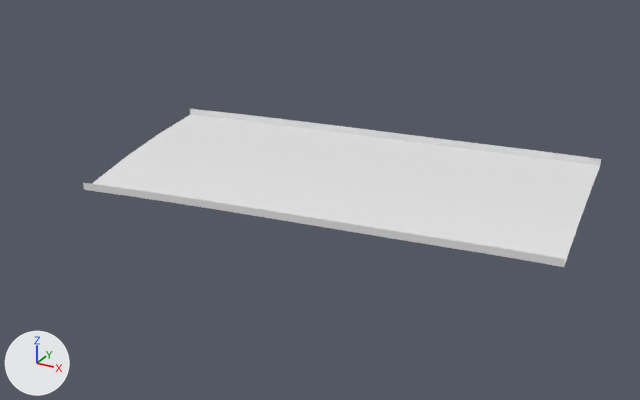
An edit to the glTF model public/assets/gen4/models/track-28.glb, drawn before and after from the same camera.
The view is the same before and after, from a camera (50 mm lens) standing at (265.3, -453.7, 47.2) and looking at (212.4, -357.6, -0.9). Lighting does not change. The marker at lower left points along +X, +Y and +Z. The older version comes first. Vertices at exactly the same position are counted once.

The older version as bpy lines, for what is in view:
```python
me_track_28 = bpy.data.meshes.new('track-28')
me_track_28.from_pydata(...)  # 819 vertices, 1488 faces; spans x 181.2..247.4, y -375.9..-334.5, z 2.1..3.4
ob_track_28 = bpy.data.objects.new('track-28', me_track_28)
ob_track_28.location = (0.0, 0.0, 0.0)
```
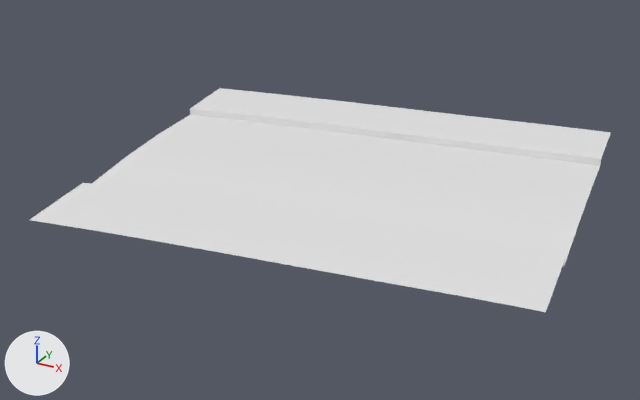
Changed parts and their boxes (x1, y1, x2, y2) in the pictures (640 x 400 px):
'track-28', reshaped (12% wider, 42% taller): before (83, 109, 601, 267); after (30, 88, 611, 312)
part 1 of me_track_28, added: after (30, 88, 611, 312)

The change, as a list of edits to the scene's bpy script:
```text
Change me_track_28:
    used by ob_track_28; location = (0.0, 0.0, 0.0)
    remove me_track_28.from_pydata(...)  # 819 vertices, 1488 faces; spans x 181.2..247.4, y -375.9..-334.5, z 2.1..3.4
    add me_track_28.from_pydata(...)  # 945 vertices, 1736 faces; spans x 178.8..248.7, y -387.7..-322.6, z 2.1..3.4
    me_track_28 part 1
    41 vertices are added at x 178.8..246.1, y -387.7..-322.6, z 3.1..3.4
    13 new vertices lie (-1.8, 11.9, 0.0) away from vertices in x 198.6..234.4, y -341.1..-335.7, z 3.1..3.3
    13 new vertices lie (2.7, -11.7, 0.0) away from vertices in x 208.6..238.3, y -372.3..-367.9, z 3.1..3.3
    12 new vertices lie (-1.7, 11.9, 0.0) away from vertices in x 207.7..236.6, y -339.7..-335.4, z 3.1..3.3
    12 new vertices lie (-1.0, -0.2, 0.0) away from vertices in x 201.9..229.5, y -383.0..-324.3, z 3.2..3.3
    10 new vertices lie (2.8, -11.7, 0.0) away from vertices in x 202.8..232.3, y -373.2..-368.8, z 3.2..3.3
    8 new vertices lie (2.9, -11.7, 0.0) away from vertices in x 199.0..236.3, y -373.8..-368.2, z 3.2..3.3
    6 new vertices lie (2.2, -11.8, 0.0) away from vertices in x 192.4..246.5, y -375.0..-366.8, z 3.1..3.4
    6 new vertices lie (-2.9, 11.7, 0.0) away from vertices in x 197.6..234.4, y -341.2..-335.7, z 3.1..3.3
    5 new vertices lie (-0.9, -0.2, 0.0) away from vertices in x 194.6..220.8, y -386.8..-325.6, z 3.2..3.4
    248 new faces join them
```
